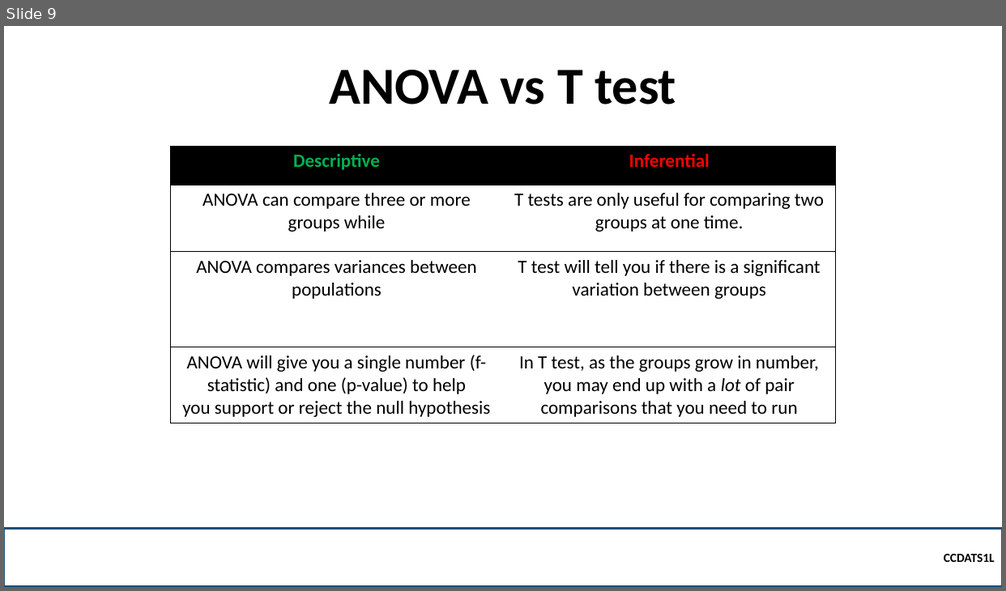
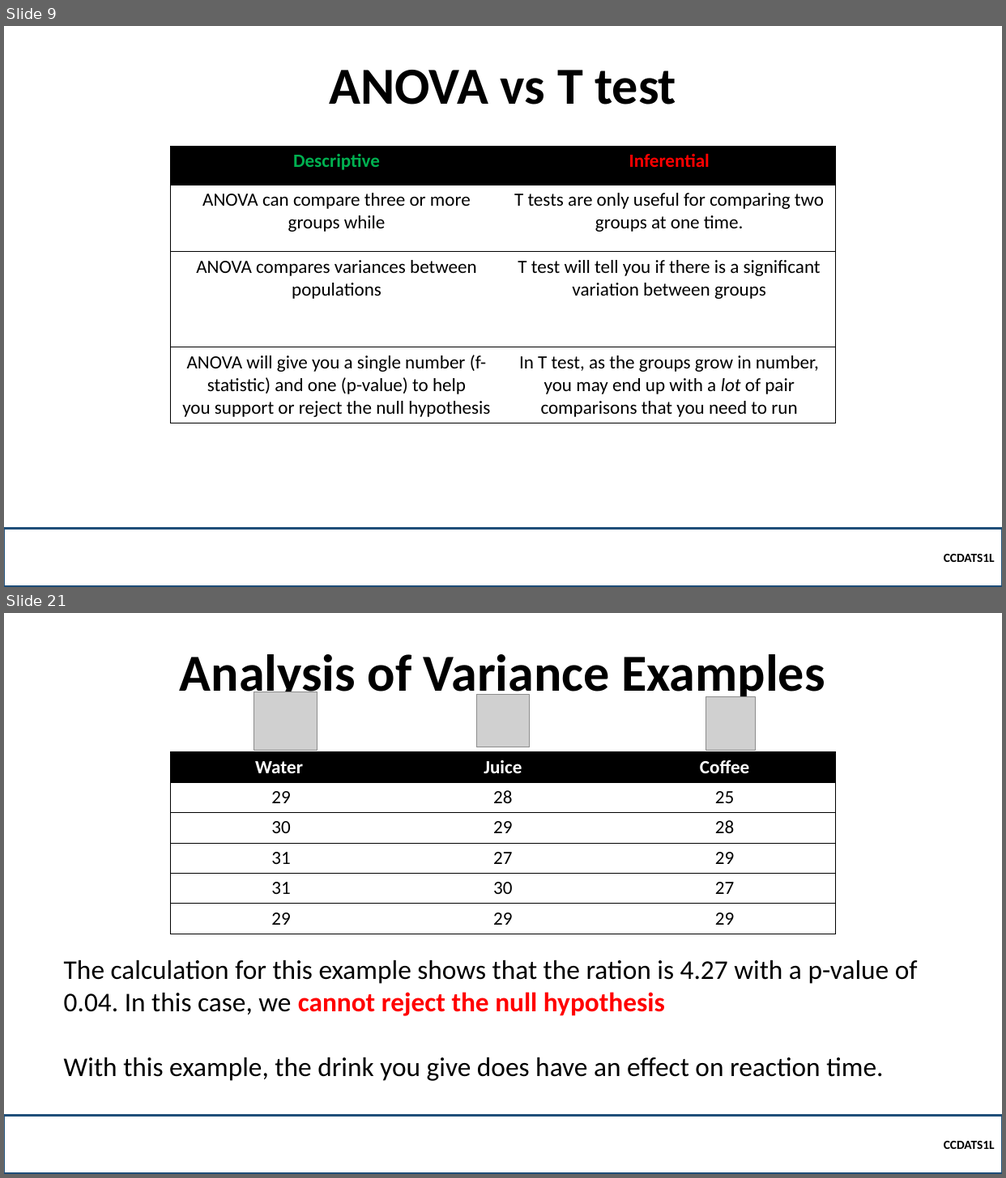
Before and after one commit to robitussin/CCDATS1L, a slide deck: week 10/Analysis of Variance.pptx. Shown one above the other, each under a label of ours: slide 9 before the commit, slides 9 and 21 after it; the slides between them are not shown. The pictures are 1006x591 and 1006x1178 pixels, drawn with LibreOffice and Linux fonts; fonts in the diff are those of the drawing; grey boxes stand for pictures; background and template pictures are left out. Boxes give left, top, right and bottom in pixels: in the first picture for what was removed or moved away, otherwise in the second. Text is boxed around its words. In the diff, an @@ line names an element or a change of style, - is before the commit and + after.

```diff
--- a/week 10/Analysis of Variance.pptx
+++ b/week 10/Analysis of Variance.pptx
@@ slide 21 added at (4,613,1002,1174), background picture (left out) @@
@@ title added at (180,654,825,703), 50 pt, text #000000, bold @@
+Analysis of Variance Examples
@@ picture added at (254,692,317,750) @@
@@ picture added at (476,695,530,747) @@
@@ picture added at (706,697,756,750) @@
@@ table added at (170,752,835,934), 6 rows, 3 columns @@
+Water | Juice | Coffee
+29 | 28 | 25
+30 | 29 | 28
+31 | 27 | 29
+31 | 30 | 27
+29 | 29 | 29
@@ text added at (64,960,918,1081), 26 pt, text #000000 @@
+The calculation for this example shows that the ration is 4.27 with a p-value of 0.04. In this case, we cannot reject the null hypothesis
+With this example, the drink you give does have an effect on reaction time.
@@ rectangle added at (4,1115,1002,1174), outline #1F4E79 2.25 pt, 12 pt, text #000000, bold @@
+  CCDATS1L
```
Also in this commit, not shown: 1 slide changed, 16 other slides added, 2 other files.
